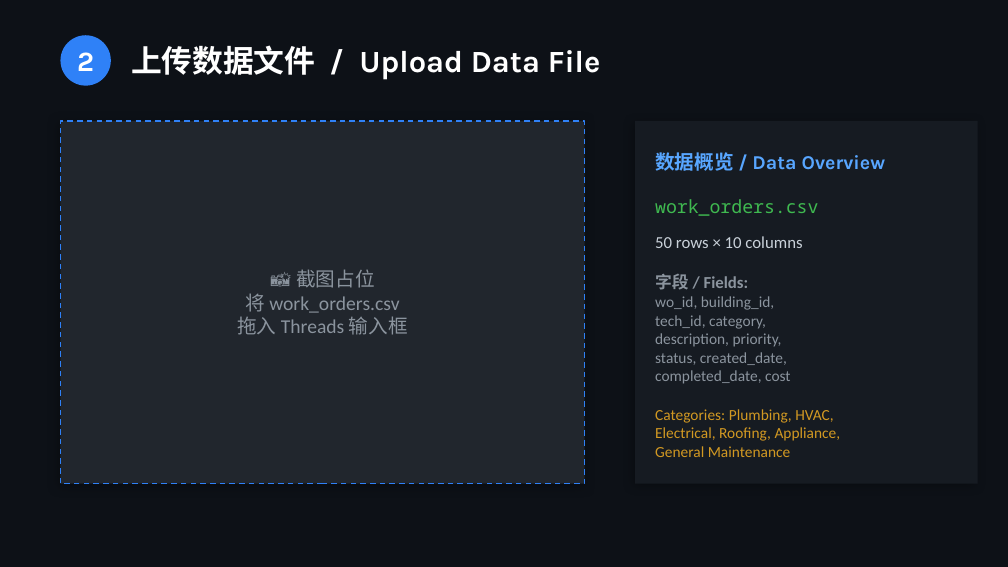
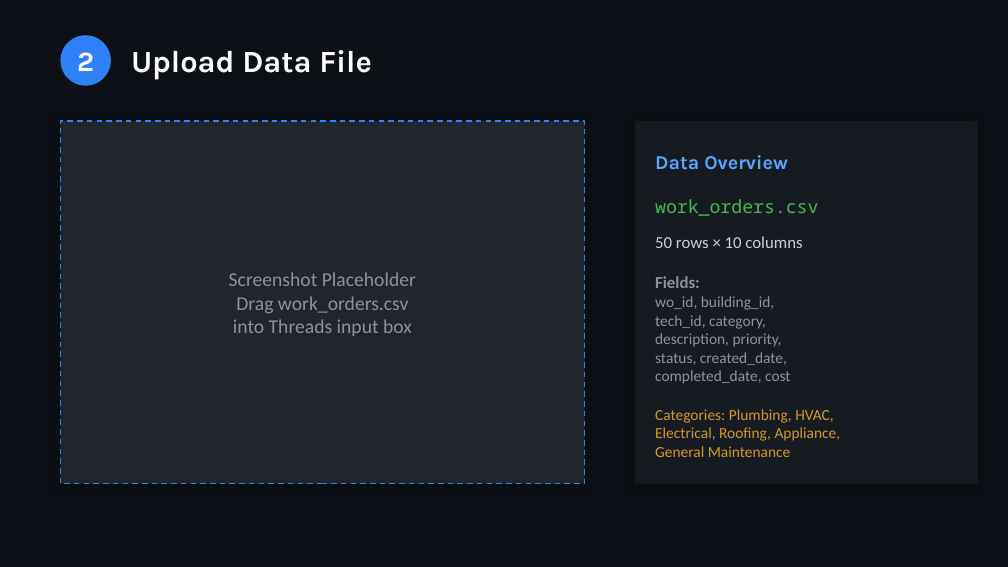
Before and after one commit to polarisaistudio/palantir-training-materials, a slide deck: slide 3 of D1-AIP-Threads/D1-visual-aid.pptx. Drawn at 1008x567 pixels with LibreOffice and Linux fonts; fonts in the diff are those of the drawing. Boxes give left, top, right and bottom in pixels: in the first picture for what was removed or moved away, otherwise in the second. Text is boxed around its words. In the diff, an @@ line names an element or a change of style, - is before the commit and + after.

```diff
--- a/D1-AIP-Threads/D1-visual-aid.pptx
+++ b/D1-AIP-Threads/D1-visual-aid.pptx
@@ text at (131,50,372,80): text changed @@
-上传数据文件 / Upload Data File
+Upload Data File
@@ text at (655,155,788,170): text changed @@
-数据概览 / Data Overview
+Data Overview
@@ text at (229,272,416,336): text changed @@
-📸 截图占位
-将 work_orders.csv
-拖入 Threads 输入框
+Screenshot Placeholder
+Drag work_orders.csv
+into Threads input box
@@ text at (655,276,700,288): text changed @@
-字段 / Fields:
+Fields:
```
Also in this commit, not shown: 4 other slides changed, 1 other file.
